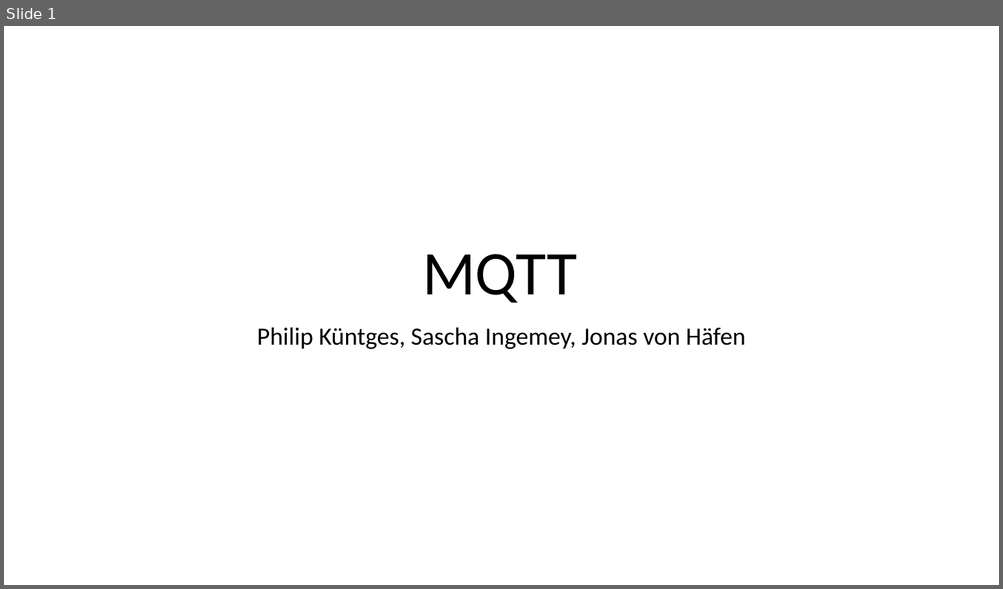
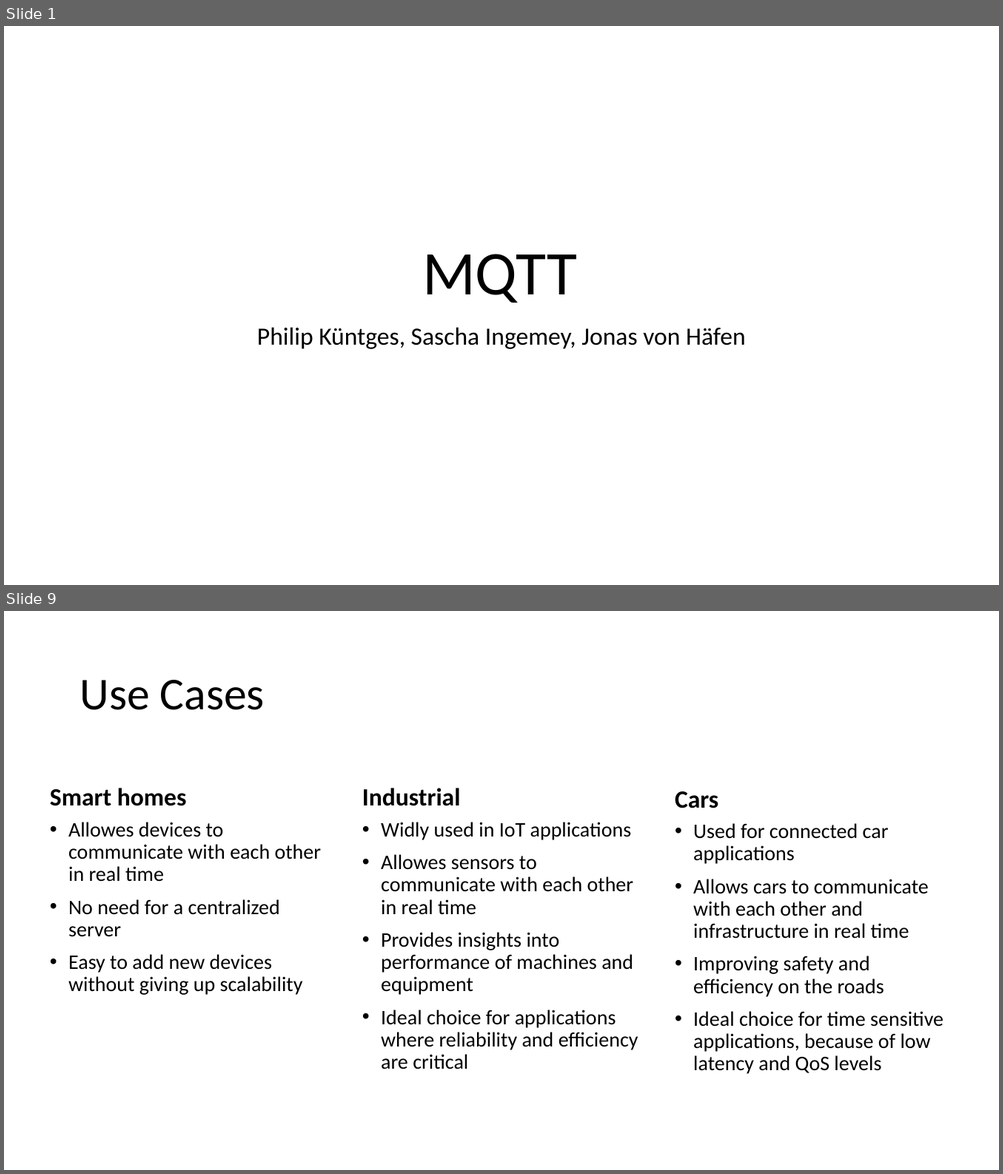
Before and after one commit to sebivenlo/ESD-2023-MQTT, a slide deck: Presentation/Jonas MQTT.pptx. Shown one above the other, each under a label of ours: slide 1 before the commit, slides 1 and 9 after it; the slides between them are not shown. The pictures are 1003x589 and 1003x1174 pixels, drawn with LibreOffice and Linux fonts; fonts in the diff are those of the drawing. Boxes give left, top, right and bottom in pixels: in the first picture for what was removed or moved away, otherwise in the second. Text is boxed around its words. In the diff, an @@ line names an element or a change of style, - is before the commit and + after.

Commit message:
Altered presentations
- Deleted ChatGPT's presentation, because it sucked.
- Finalised the content of our presentation, (only design left)

```diff
--- a/Presentation/Jonas MQTT.pptx
+++ b/Presentation/Jonas MQTT.pptx
@@ slide 9 added at [4,611,999,1170], background #FFFFFF @@
@@ title added at [80,680,264,710], 44 pt, text #000000 @@
+Use Cases
@@ text added at [50,788,187,806], 24 pt, text #000000, bold @@
+Smart homes
@@ text added at [362,788,461,806], 24 pt, text #000000, bold @@
+Industrial
@@ text added at [674,792,718,809], 24 pt, text #000000, bold @@
+Cars
@@ text added at [68,822,321,995], 20 pt, text #000000 @@
+• Allowes devices to communicate with each other in real time
+• No need for a centralized server
+• Easy to add new devices without giving up scalability
@@ text added at [381,822,638,1070], 20 pt, text #000000 @@
+• Widly used in IoT applications
+• Allowes sensors to communicate with each other in real time
+• Provides insights into performance of machines and equipment
+• Ideal choice for applications where reliability and efficiency are critical
@@ text added at [693,823,943,1074], 20 pt, text #000000 @@
+• Used for connected car applications
+• Allows cars to communicate with each other and infrastructure in real time
+• Improving safety and efficiency on the roads
+• Ideal choice for time sensitive applications, because of low latency and QoS levels
```
Also in this commit, not shown: 3 slides changed, 7 other slides added, 2 slides removed, 1 other file.
